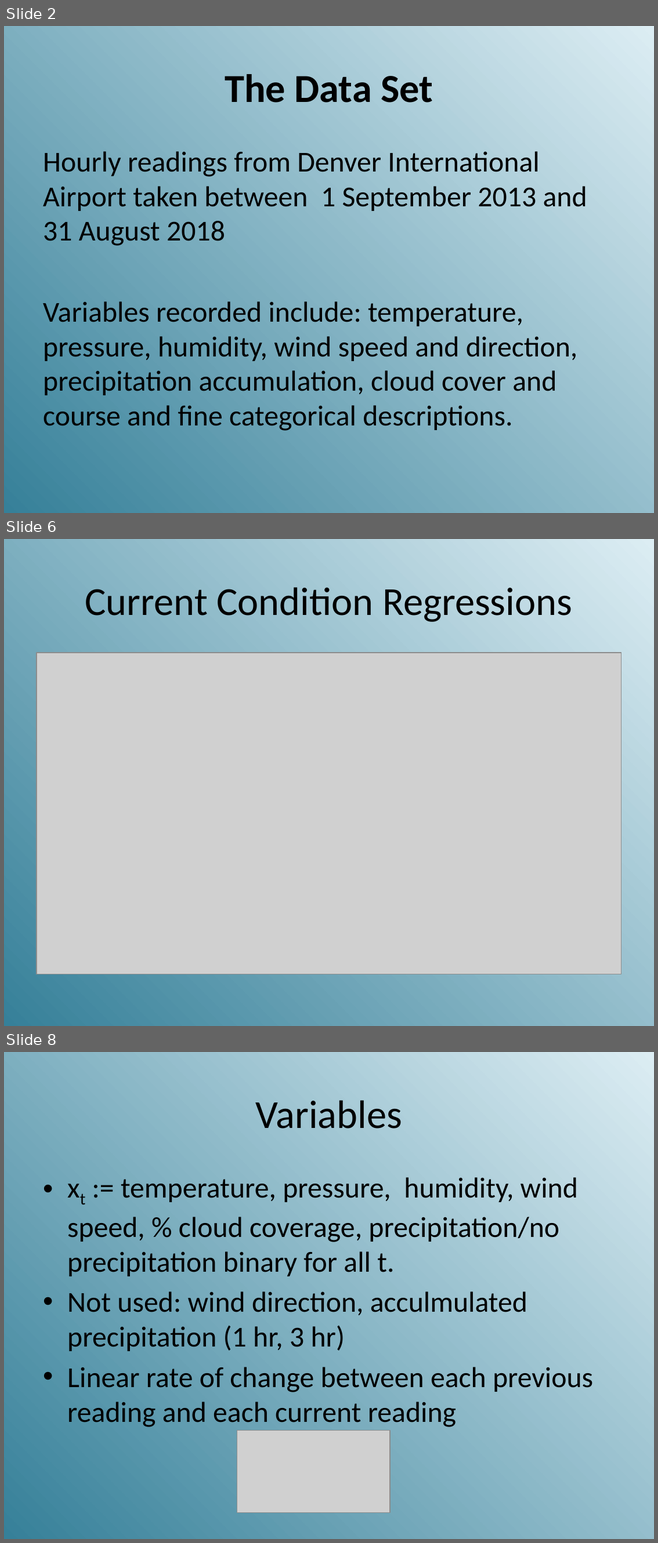
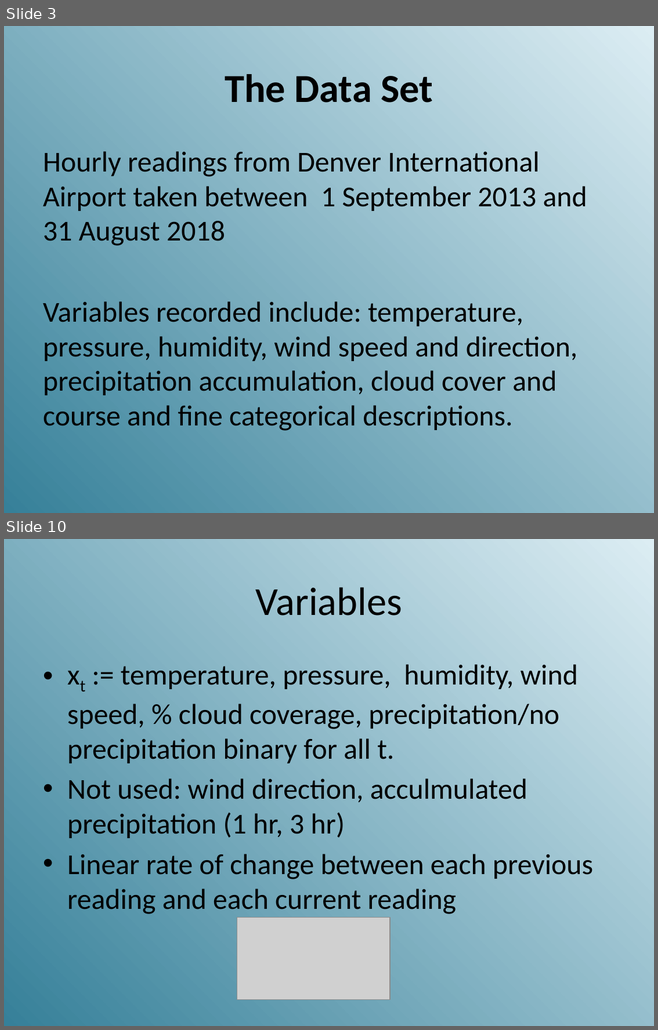
Before and after one commit to Kgatliffe/new_weather_data, a slide deck: Gatliffe-Panter-Zhang.pptx. Shown one above the other, each under a label of ours: slides 2, 6 and 8 before the commit, slides 3 and 10 after it; the slides between them are not shown. The pictures are 658x1543 and 658x1030 pixels, drawn with LibreOffice and Linux fonts; fonts in the diff are those of the drawing; grey boxes stand for pictures; background and template pictures are left out. Boxes give left, top, right and bottom in pixels: in the first picture for what was removed or moved away, otherwise in the second. Text is boxed around its words. In the diff, an @@ line names an element or a change of style, - is before the commit and + after.

```diff
--- a/Gatliffe-Panter-Zhang.pptx
+++ b/Gatliffe-Panter-Zhang.pptx
@@ slide 6 removed at (4, 539, 654, 1026), background gradient #DCEDF3 to #368099 @@
@@ title removed at (85, 587, 572, 622) @@
-Current Condition Regressions
@@ picture removed at (36, 653, 621, 974) @@
@@ what was slide 2 is now slide 3 @@
@@ what was slide 8 is now slide 10 @@
```
Also in this commit, not shown: 2 slides changed, 6 slides added, 3 other slides removed.
